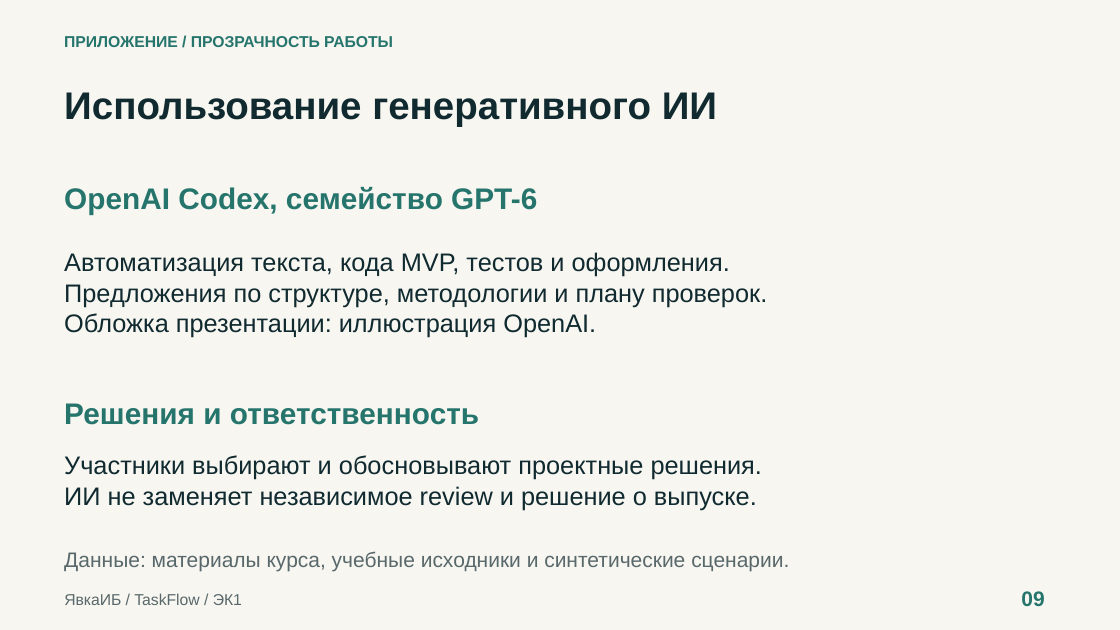
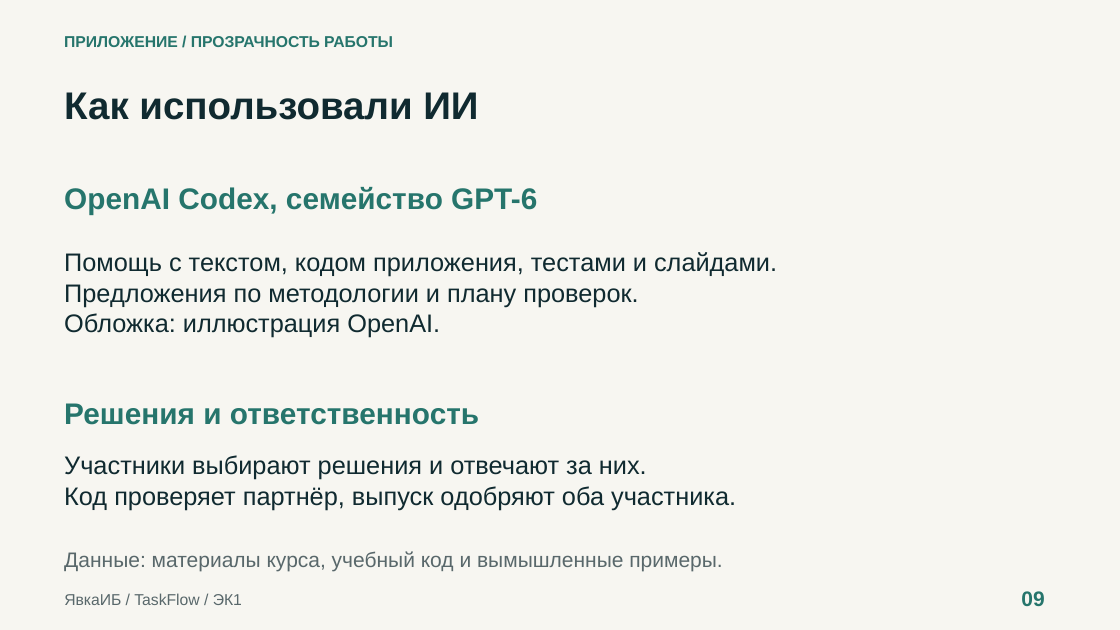
Before and after one commit to rbeketov/rbpo-yavkaib, a slide deck: slide 9 of presentation/taskflow-ek1.pptx. Drawn at 1120x630 pixels with LibreOffice and Linux fonts; fonts in the diff are those of the drawing. Boxes give left, top, right and bottom in pixels: in the first picture for what was removed or moved away, otherwise in the second. Text is boxed around its words. In the diff, an @@ line names an element or a change of style, - is before the commit and + after.

```diff
--- a/presentation/taskflow-ek1.pptx
+++ b/presentation/taskflow-ek1.pptx
@@ text at bbox=[64, 92, 478, 120]: text changed @@
-Использование генеративного ИИ
+Как использовали ИИ
@@ text at bbox=[64, 252, 777, 338]: text changed @@
-Автоматизация текста, кода MVP, тестов и оформления.
-Предложения по структуре, методологии и плану проверок.
-Обложка презентации: иллюстрация OpenAI.
+Помощь с текстом, кодом приложения, тестами и слайдами.
+Предложения по методологии и плану проверок.
+Обложка: иллюстрация OpenAI.
@@ text at bbox=[64, 455, 736, 510]: text changed @@
-Участники выбирают и обосновывают проектные решения.
-ИИ не заменяет независимое review и решение о выпуске.
+Участники выбирают решения и отвечают за них.
+Код проверяет партнёр, выпуск одобряют оба участника.
@@ text at bbox=[64, 551, 722, 572]: text changed @@
-Данные: материалы курса, учебные исходники и синтетические сценарии.
+Данные: материалы курса, учебный код и вымышленные примеры.
```
Also in this commit, not shown: 4 other slides changed, 4 slides added, 4 slides removed, 4 other files.
